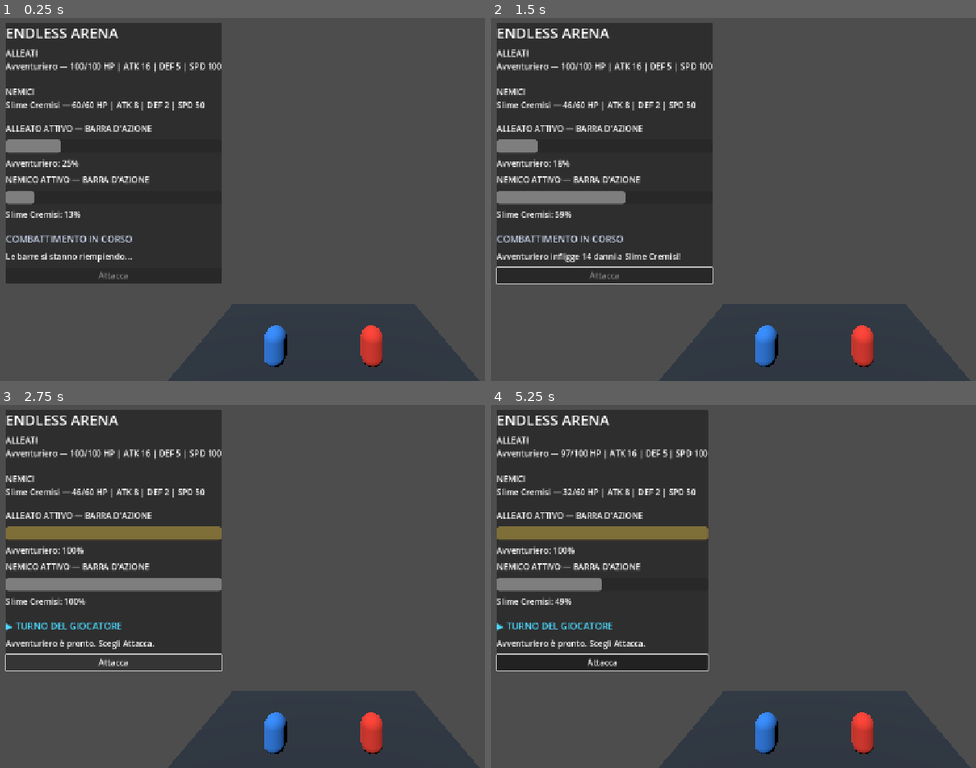
Above: before the commit, frames 1-4 (two rows, left to right).
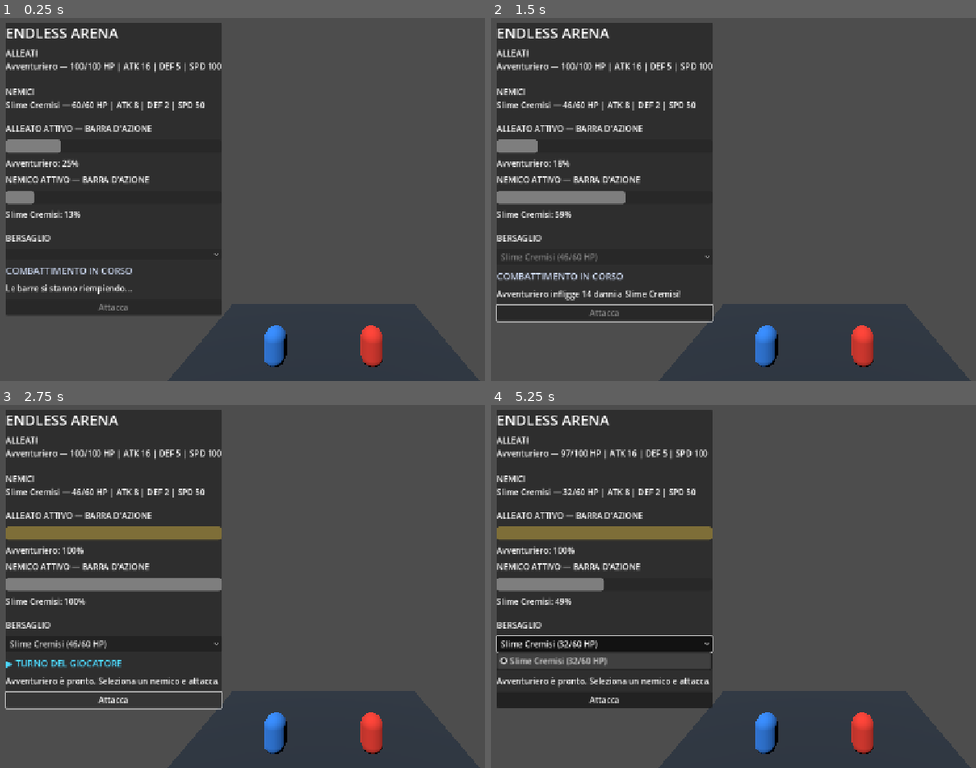
Above: after the commit, the same moments.

Repository: konakona185-gif/Super-spork-K7-school
Game: Godot game, scene res://scenes/main.tscn
Same seed, same stepped clock (60 frames per second), same inputs: the game is played once before the commit and once after it.
Inputs (mouse positions are in pixels of both pictures, inside the frame that each line leads up to):
- Up to frame 1 (0.25 s): no input
- Up to frame 2 (1.5 s): click "Attacca" at 1.25 s
- Up to frame 3 (2.75 s): no input
- Up to frame 4 (5.25 s): click (602, 644) at 2.75 s, where only the run after the commit has a clickable "Slime Cremisi (46/60 HP)"; click "Attacca" at 3.5 s; click (602, 644) at 5 s, where only the run after the commit has a clickable "Slime Cremisi (32/60 HP)"

The runs differ from the first frame. In frame 1, 4.6% of the frame differs, in the area x 1-46%, y 59-82%; in frame 2, 6.1%; in frame 3, 4.2%; in frame 4, 9.1%, in the area x 1-46%, y 1-84%.

Commit message:
Update main.gd

Diff:
--- a/scripts/main.gd
+++ b/scripts/main.gd
@@ -10,6 +10,7 @@
 var waiting_for_enemy_turn: bool = false
 var active_hero_id: String = ""
 var active_enemy_id: String = ""
+var selected_enemy_id: String = ""
 
 var pending_turns: Array[Dictionary] = []
 
@@ -19,6 +20,7 @@
 var status_label: Label
 var turn_label: Label
 var turn_indicator_label: Label
+var target_option: OptionButton
 var attack_button: Button
 var restart_button: Button
 
@@ -71,7 +73,8 @@
 				"font_color",
 				Color(0.3, 0.85, 1.0)
 			)
-			turn_label.text = "%s è pronto. Scegli Attacca." % str(fighter["name"])
+			turn_label.text = "%s è pronto. Seleziona un nemico e attacca." % str(fighter["name"])
+			_refresh_target_options()
 			_update_ui()
 			return
 
@@ -188,6 +191,7 @@
 	waiting_for_enemy_turn = false
 	active_hero_id = ""
 	active_enemy_id = ""
+	selected_enemy_id = ""
 	pending_turns.clear()
 
 	combat_manager = CombatManagerScript.new()
@@ -196,6 +200,9 @@
 	if is_instance_valid(attack_button):
 		attack_button.text = "Attacca"
 		attack_button.disabled = true
+
+	if is_instance_valid(target_option):
+		_refresh_target_options()
 
 
 func _show_data_error() -> void:
@@ -263,7 +270,7 @@
 
 	var panel := PanelContainer.new()
 	panel.position = Vector2(20, 20)
-	panel.custom_minimum_size = Vector2(380, 0)
+	panel.custom_minimum_size = Vector2(420, 0)
 	layer.add_child(panel)
 
 	var layout := VBoxContainer.new()
@@ -309,6 +316,15 @@
 	layout.add_child(enemy_bar_label)
 
 	layout.add_child(HSeparator.new())
+
+	var target_label := Label.new()
+	target_label.text = "BERSAGLIO"
+	layout.add_child(target_label)
+
+	target_option = OptionButton.new()
+	target_option.size_flags_horizontal = Control.SIZE_EXPAND_FILL
+	target_option.item_selected.connect(_on_target_selected)
+	layout.add_child(target_option)
 
 	turn_indicator_label = Label.new()
 	turn_indicator_label.text = "COMBATTIMENTO IN CORSO"
@@ -346,6 +362,7 @@
 
 	attack_button.visible = not battle_over
 	attack_button.disabled = not waiting_for_hero_turn
+	target_option.disabled = not waiting_for_hero_turn or _get_alive_count("enemy") == 0
 	restart_button.visible = battle_over
 
 	if battle_over:
@@ -425,6 +442,54 @@
 		)
 
 
+func _refresh_target_options() -> void:
+	if not is_instance_valid(target_option) or combat_manager == null:
+		return
+
+	target_option.clear()
+	var selected_index: int = -1
+	var index: int = 0
+
+	for fighter in combat_manager.get_combatants():
+		if str(fighter["team"]) != "enemy":
+			continue
+
+		if not bool(fighter["alive"]):
+			continue
+
+		target_option.add_item(
+			"%s (%d/%d HP)" % [
+				str(fighter["name"]),
+				int(fighter["hp"]),
+				int(fighter["max_hp"])
+			]
+		)
+		target_option.set_item_metadata(index, str(fighter["id"]))
+
+		if str(fighter["id"]) == selected_enemy_id:
+			selected_index = index
+
+		index += 1
+
+	if selected_index == -1 and target_option.item_count > 0:
+		selected_index = 0
+
+	if selected_index >= 0:
+		target_option.select(selected_index)
+		selected_enemy_id = str(target_option.get_item_metadata(selected_index))
+	else:
+		selected_enemy_id = ""
+
+	target_option.disabled = not waiting_for_hero_turn or target_option.item_count == 0
+
+
+func _on_target_selected(index: int) -> void:
+	if index < 0 or index >= target_option.item_count:
+		return
+
+	selected_enemy_id = str(target_option.get_item_metadata(index))
+
+
 func _get_first_alive_combatant(team: String) -> Dictionary:
 	for fighter in combat_manager.get_combatants():
 		if str(fighter["team"]) == team and bool(fighter["alive"]):
@@ -448,9 +513,15 @@
 		return
 
 	var hero: Dictionary = combat_manager.get_combatant(active_hero_id)
-	var enemy: Dictionary = _get_first_alive_combatant("enemy")
+	var enemy: Dictionary = combat_manager.get_combatant(selected_enemy_id)
 
 	if hero.is_empty() or enemy.is_empty():
+		turn_label.text = "Seleziona un bersaglio valido."
+		return
+
+	if not bool(hero["alive"]) or not bool(enemy["alive"]):
+		_refresh_target_options()
+		turn_label.text = "Il bersaglio non è più disponibile. Selezionane un altro."
 		return
 
 	var damage: int = maxi(1, int(hero["atk"]) - int(enemy["def"]))
@@ -472,6 +543,7 @@
 		pending_turns.clear()
 		turn_label.text += "\nTutti i nemici sono stati sconfitti!"
 	else:
+		_refresh_target_options()
 		turn_indicator_label.text = "COMBATTIMENTO IN CORSO"
 		turn_indicator_label.add_theme_color_override(
 			"font_color",
@@ -529,4 +601,5 @@
 	)
 
 	turn_label.text = "Le barre si stanno riempiendo..."
+	_refresh_target_options()
 	_update_ui()
